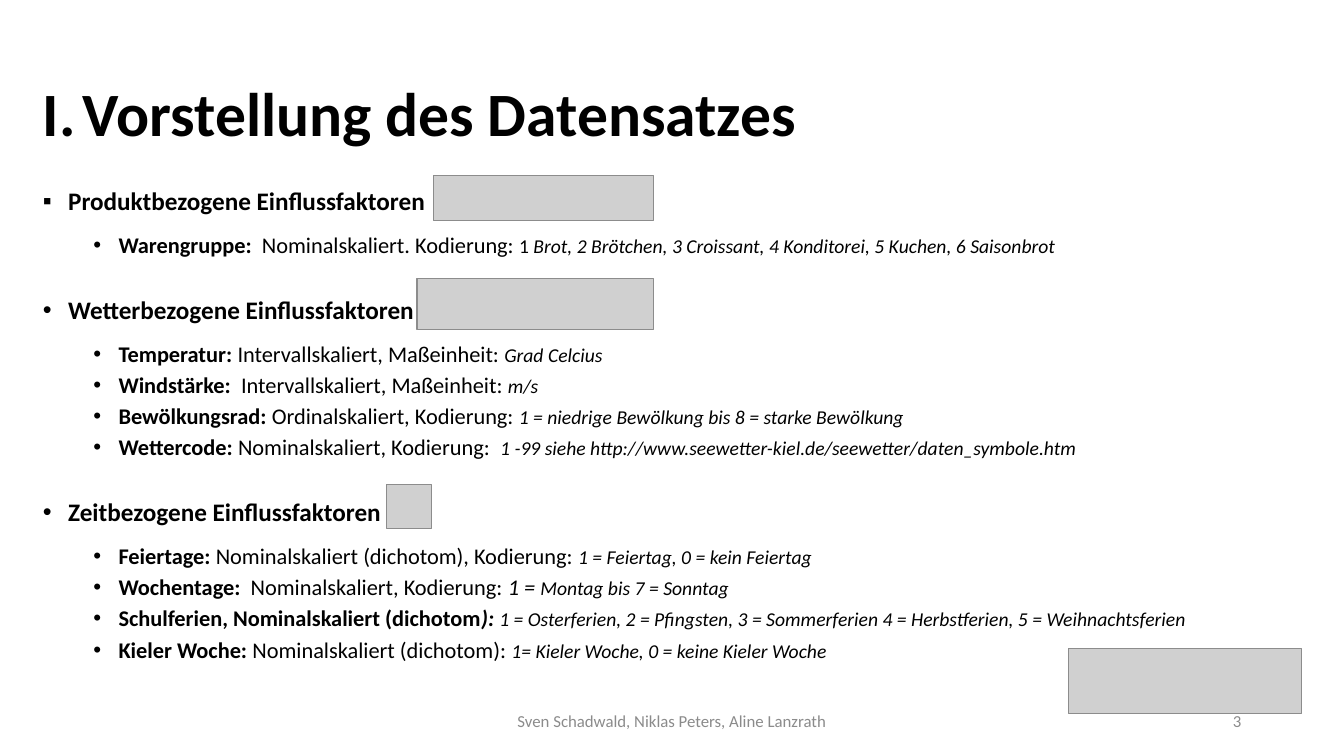
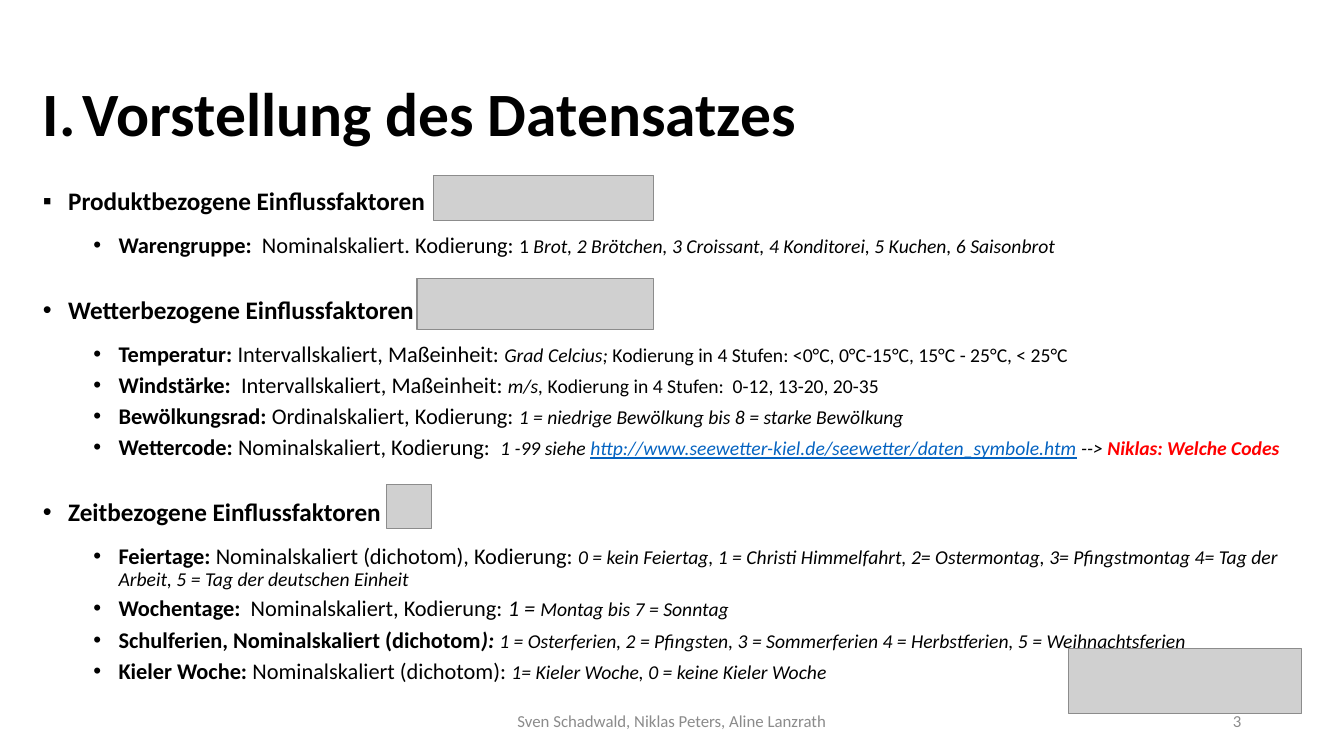
Before and after one commit to Nikiniksn/DataScience-Gruppe_02, a slide deck: slide 3 of Präsentation Gruppe 2.pptx. Drawn at 1344x756 pixels with LibreOffice and Linux fonts; fonts in the diff are those of the drawing; grey boxes stand for pictures. Boxes give left, top, right and bottom in pixels: in the first picture for what was removed or moved away, otherwise in the second. Text is boxed around its words. In the diff, an @@ line names an element or a change of style, - is before the commit and + after.

Commit message:
Add files via upload
NEU

```diff
--- a/Präsentation Gruppe 2.pptx
+++ b/Präsentation Gruppe 2.pptx
@@ text at (119,346,1068,397): text changed; size 16 to 14 pt @@
-  • Temperatur: Intervallskaliert, Maßeinheit: Grad Celcius
-  • Windstärke: Intervallskaliert, Maßeinheit: m/s
+  • Temperatur: Intervallskaliert, Maßeinheit: Grad Celcius; Kodierung in 4 Stufen: <0°C, 0°C-15°C, 15°C - 25°C, < 25°C
+  • Windstärke: Intervallskaliert, Maßeinheit: m/s, Kodierung in 4 Stufen: 0-12, 13-20, 20-35
@@ text at (119,439,1279,459): text changed; text colour #000000 to #0563C1 @@
-  • Wettercode: Nominalskaliert, Kodierung: 1 -99 siehe http://www.seewetter-kiel.de/seewetter/daten_symbole.htm
+  • Wettercode: Nominalskaliert, Kodierung: 1 -99 siehe http://www.seewetter-kiel.de/seewetter/daten_symbole.htm --> Niklas: Welche Codes
@@ text at (119,548,1277,590): text changed; size 16 to 14 pt; italic on @@
-  • Feiertage: Nominalskaliert (dichotom), Kodierung: 1 = Feiertag, 0 = kein Feiertag
+  • Feiertage: Nominalskaliert (dichotom), Kodierung: 0 = kein Feiertag, 1 = Christi Himmelfahrt, 2= Ostermontag, 3= Pfingstmontag 4= Tag der Arbeit, 5 = Tag der deutschen Einheit
```
Also in this commit, not shown: 5 other slides changed, 1 slide added.
